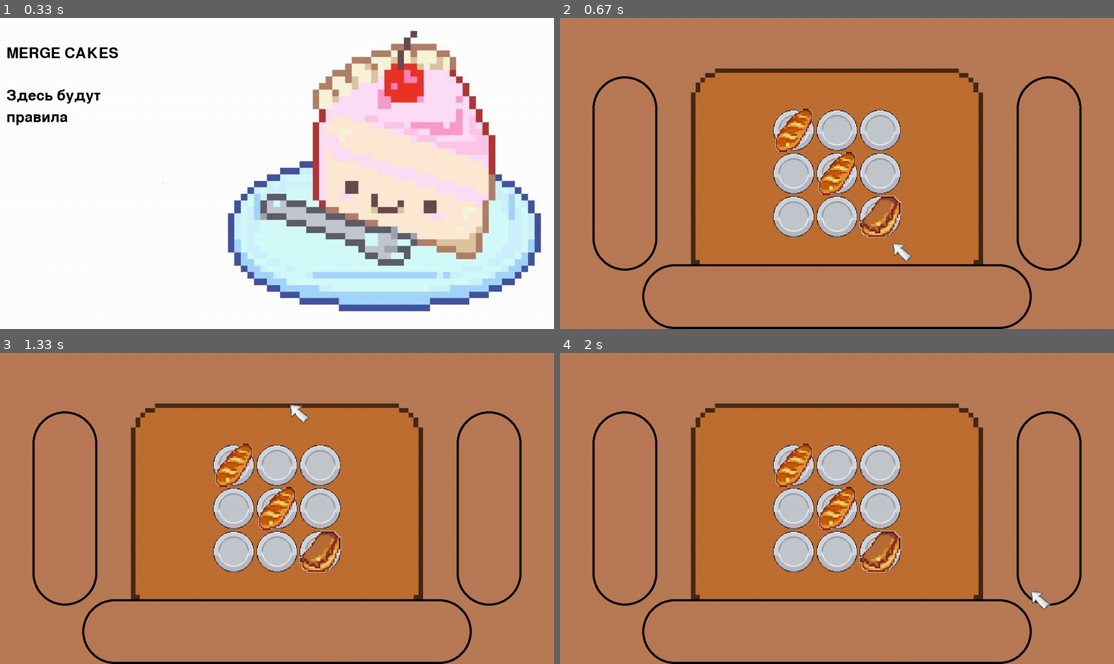
Above: before the commit, frames 1-4 (two rows, left to right).
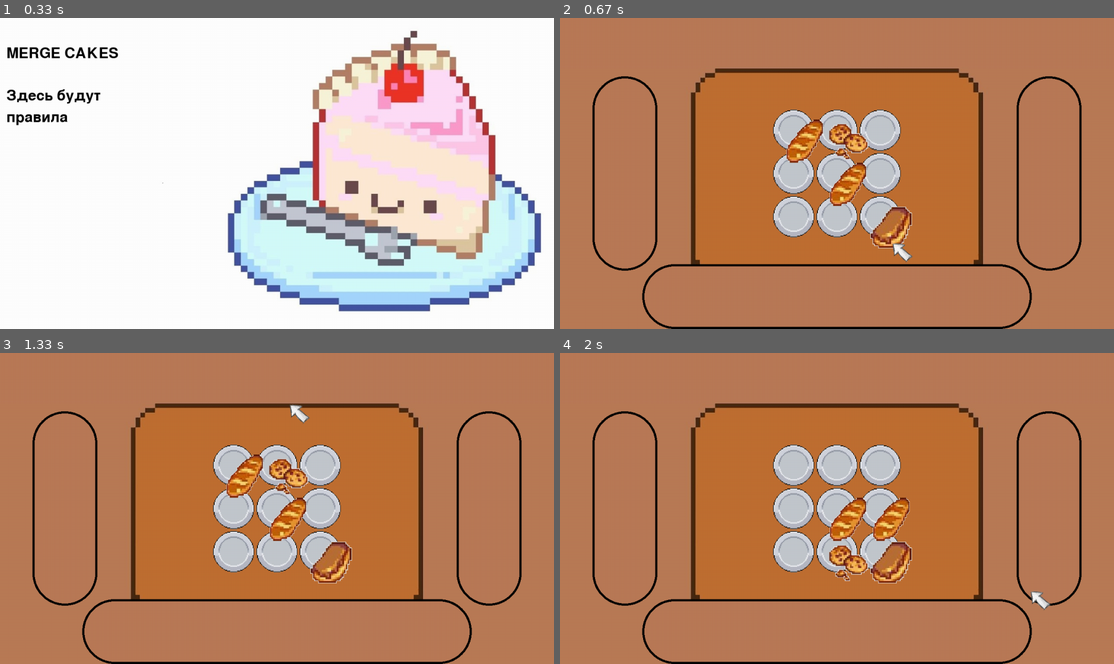
Above: after the commit, the same moments.

Repository: Krivnik/Pygame-Project
Game: pygame game, started from Main.py
Two runs of this game, one before a commit and one after it. Both use one fixed random seed, a clock stepped at 60 frames per second and the inputs below.
Inputs (mouse positions are in pixels of both pictures, inside the frame that each line leads up to):
- Up to frame 1 (0.33 s): no input
- Up to frame 2 (0.67 s): press the mouse at (704, 176) at 0.37 s; move the mouse to (798, 207) at 0.47 s; release the mouse at (892, 241) at 0.6 s
- Up to frame 3 (1.33 s): click (105, 580) at 0.72 s; click (288, 402) at 1.05 s
- Up to frame 4 (2 s): click (820, 455) at 1.38 s; press the mouse at (820, 455) at 1.7 s; move the mouse to (925, 524) at 1.8 s; release the mouse at (1030, 589) at 1.93 s

Frame 1 is identical in both runs. In frame 2, 3.4% of the frame differs, in the area x 38-64%, y 29-75%; in frame 3, 3.4%; in frame 4, 3.4%.

Commit message:
Update Main.py

Diff:
--- a/Main.py
+++ b/Main.py
@@ -23,6 +23,7 @@
     Cookie(1, (1, 1), board_info)
     Cookie(1, (0, 0), board_info)
     Cookie(2, (2, 2), board_info)
+    Cookie(3, (1, 0), board_info)
 
 
 class Board:
@@ -118,12 +119,13 @@
         self.width, self.height, self.top, self.left, self.cell_size = info
         self.lvl = lvl
         self.image = load_image(f'lvl{str(lvl)}_sprite.png', -1)
+        self.mask = pygame.mask.from_surface(self.image)
         b.board[pos[1]][pos[0]][0] = lvl
 
         self.x, self.y = pos[0], pos[1]
         self.rect = self.image.get_rect()
-        self.rect.x = self.left + self.x * self.cell_size
-        self.rect.y = self.top + self.y * self.cell_size
+        self.rect.x = 25 + self.left + self.x * self.cell_size
+        self.rect.y = 25 + self.top + self.y * self.cell_size
 
     def update(self, x, y):
         self.rect.x += x
@@ -147,8 +149,8 @@
 
         b.board[self.y][self.x][0] = 0
         self.x, self.y = target_cell_pos[0], target_cell_pos[1]
-        self.rect.x = self.left + self.x * self.cell_size
-        self.rect.y = self.top + self.y * self.cell_size
+        self.rect.x = 25 + self.left + self.x * self.cell_size
+        self.rect.y = 25 + self.top + self.y * self.cell_size
 
         if b.board[self.y][self.x][0] == self.lvl:
             pygame.sprite.spritecollide(self, cookies_group, True)
